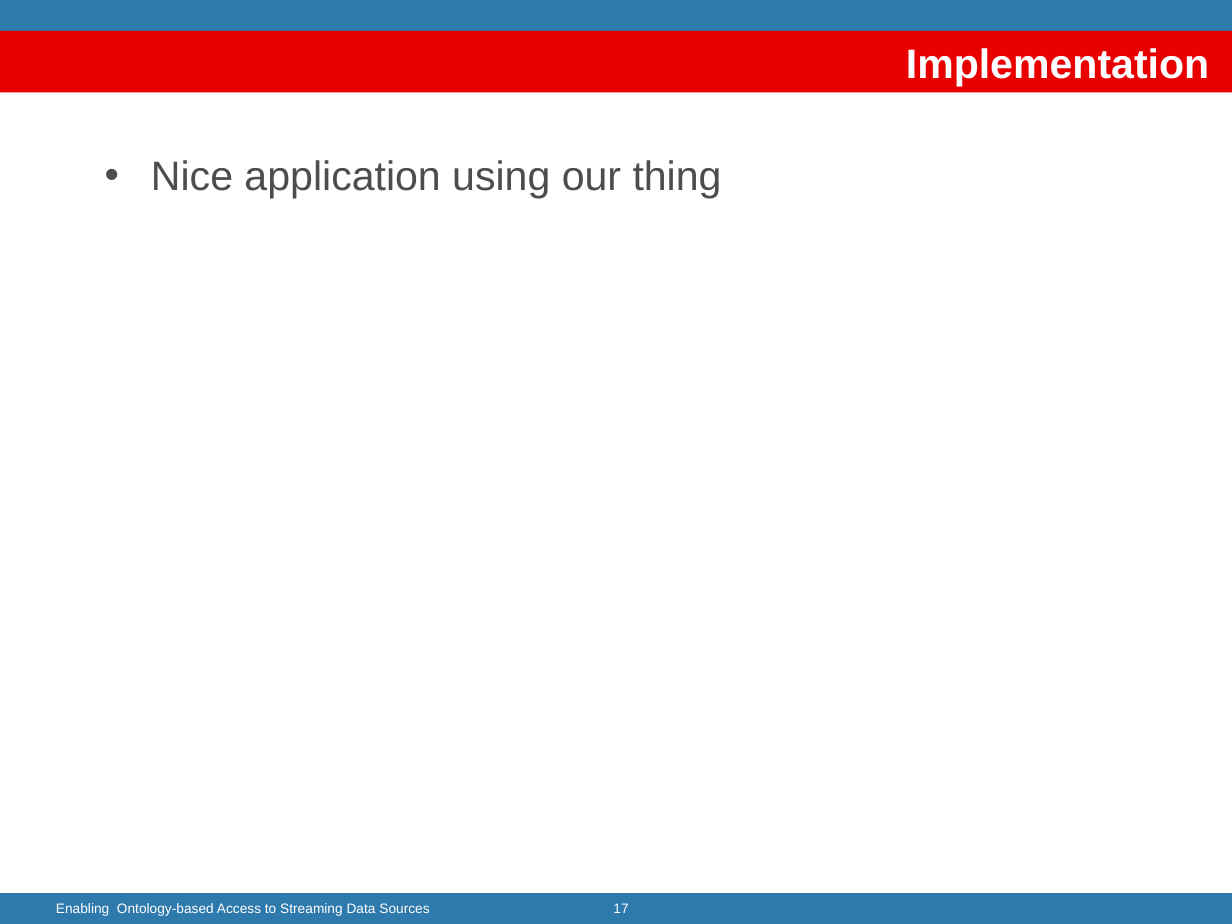
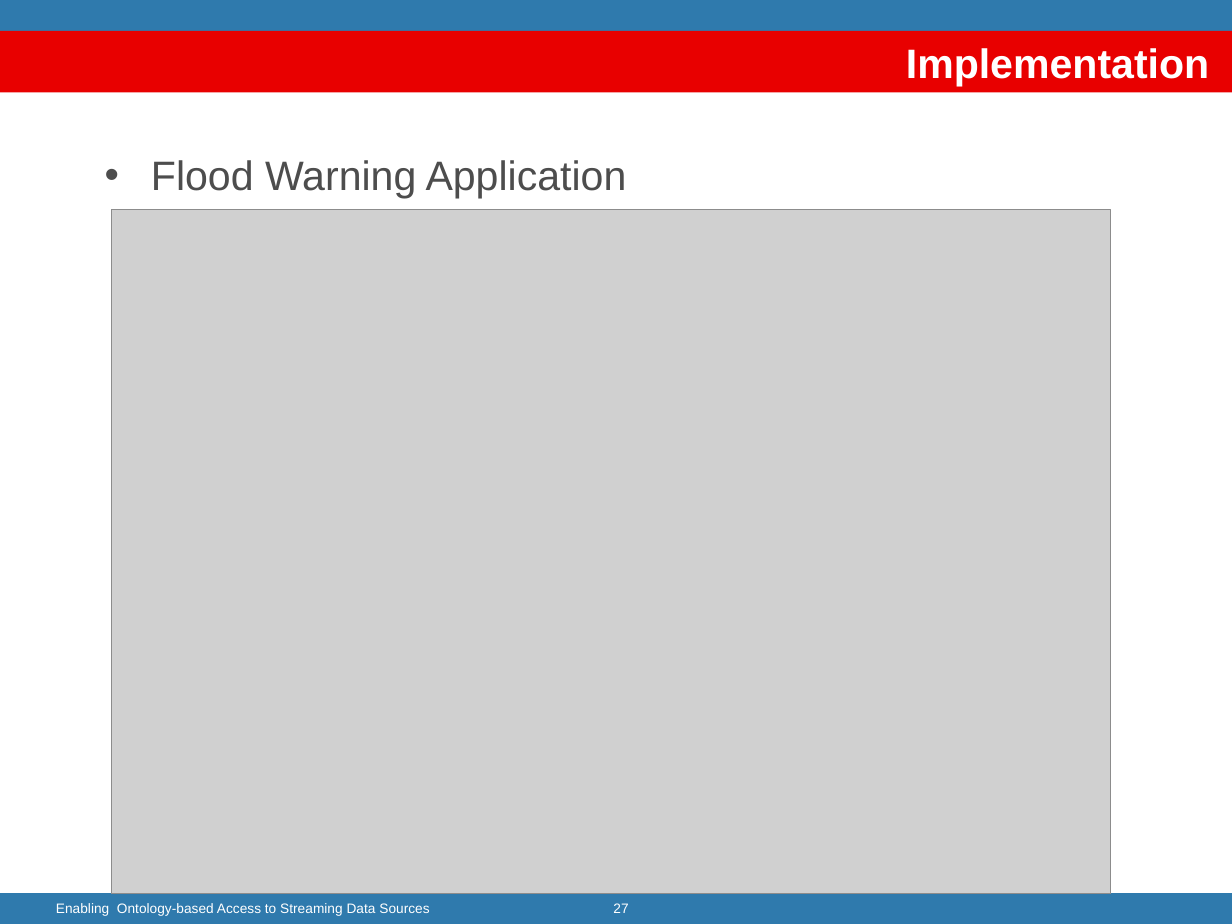
Before and after one commit to jpcik/morph-streams, a slide deck: slide 27 of doc/dis/EnablingStreamingDA/Enabling ontology-based Streaming Data Access.pptx (slide 17 before the commit). Drawn at 1232x924 pixels with LibreOffice and Linux fonts; fonts in the diff are those of the drawing; grey boxes stand for pictures; background and template pictures are left out. Boxes give left, top, right and bottom in pixels: in the first picture for what was removed or moved away, otherwise in the second. Text is boxed around its words. In the diff, an @@ line names an element or a change of style, - is before the commit and + after.

```diff
--- a/doc/dis/EnablingStreamingDA/Enabling ontology-based Streaming Data Access.pptx
+++ b/doc/dis/EnablingStreamingDA/Enabling ontology-based Streaming Data Access.pptx
@@ text at bbox=[151, 160, 627, 199]: text changed @@
-• Nice application using our thing
+• Flood Warning Application
@@ picture added at bbox=[112, 209, 1111, 893] @@
@@ page number at bbox=[613, 903, 628, 913]: text changed @@
-17
+27
```
Also in this commit, not shown: 12 other slides changed, 18 slides added.
